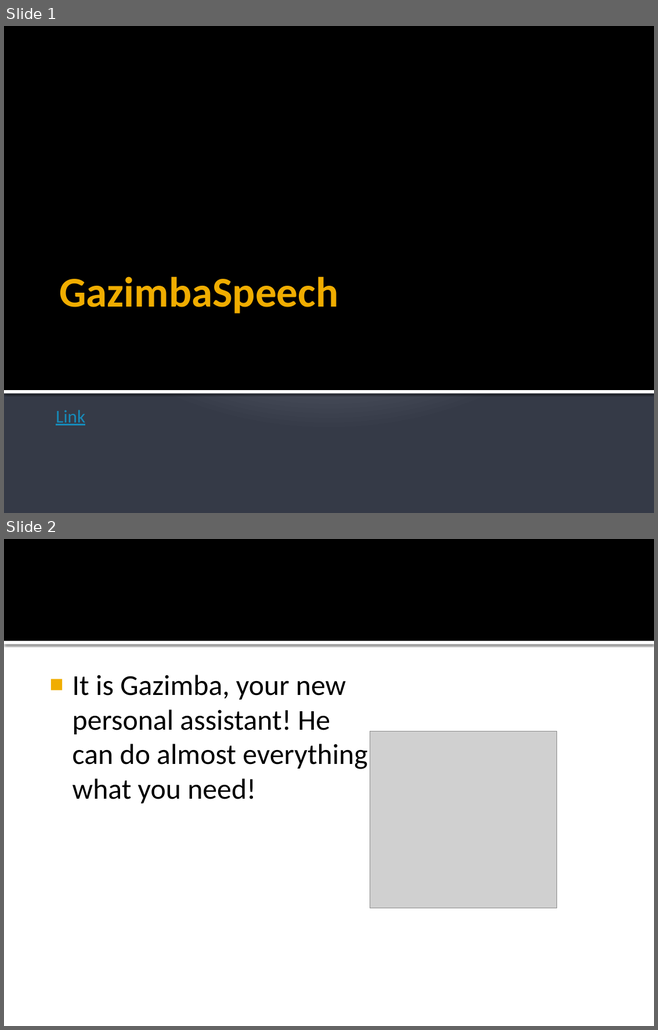
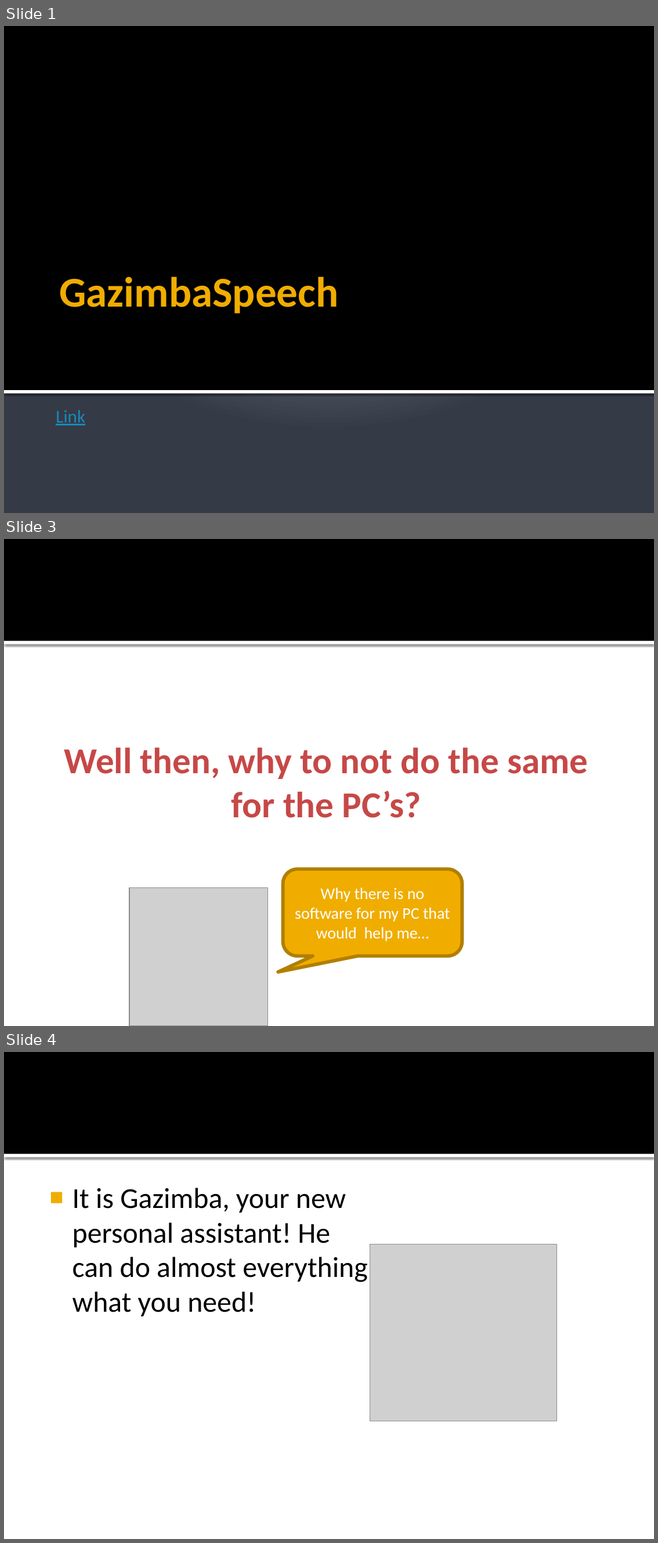
Before and after one commit to wentering/GazimbaSpeech, a slide deck: GazimbaSpeech.pptx. Shown one above the other, each under a label of ours: slides 1 and 2 before the commit, slides 1, 3 and 4 after it; the slides between them are not shown. The pictures are 658x1030 and 658x1543 pixels, drawn with LibreOffice and Linux fonts; fonts in the diff are those of the drawing; grey boxes stand for pictures. Boxes give left, top, right and bottom in pixels: in the first picture for what was removed or moved away, otherwise in the second. Text is boxed around its words. In the diff, an @@ line names an element or a change of style, - is before the commit and + after.

```diff
--- a/GazimbaSpeech.pptx
+++ b/GazimbaSpeech.pptx
@@ slide 3 added at (4, 539, 654, 1026), background #FFFFFF; not listed: 2 template elements that a slide beside it also shows @@
@@ title added at (64, 748, 587, 818), 40.5 pt, text #C64847, bold @@
+Well then, why to not do the same for the PC’s?
@@ rounded speech box added at (282, 869, 462, 956), fill #F0AD00, outline #B28000 3.78 pt, 18 pt, text #FFFFFF @@
+Why there is no software for my PC that would help me…
@@ picture added at (129, 888, 268, 1026) @@
@@ what was slide 2 is now slide 4 @@
```
Also in this commit, not shown: 2 other slides added, 1 other file.
